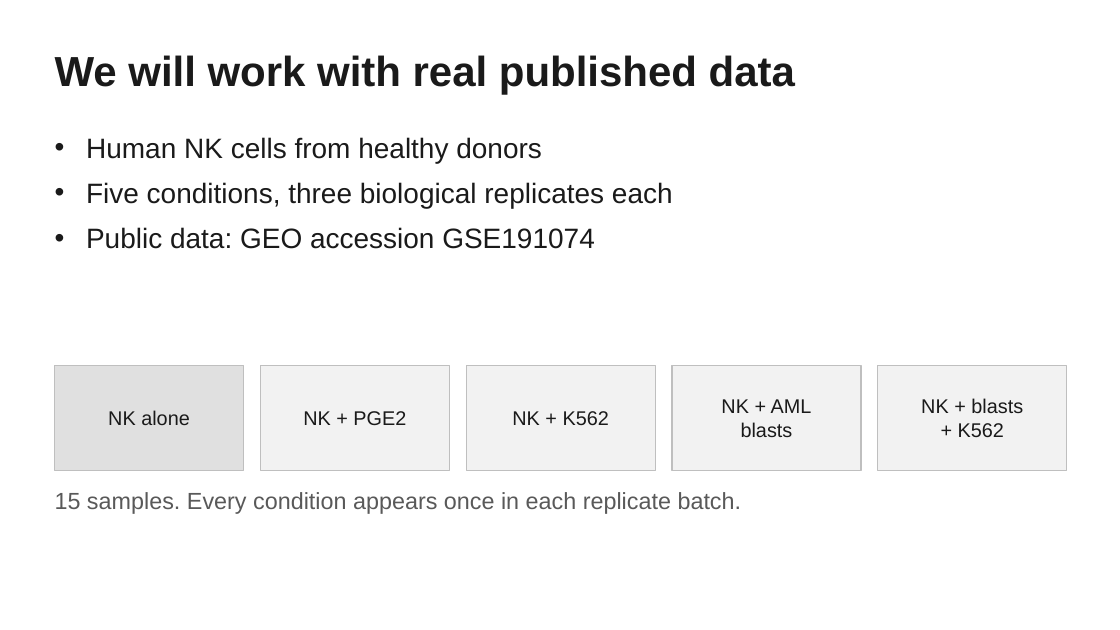
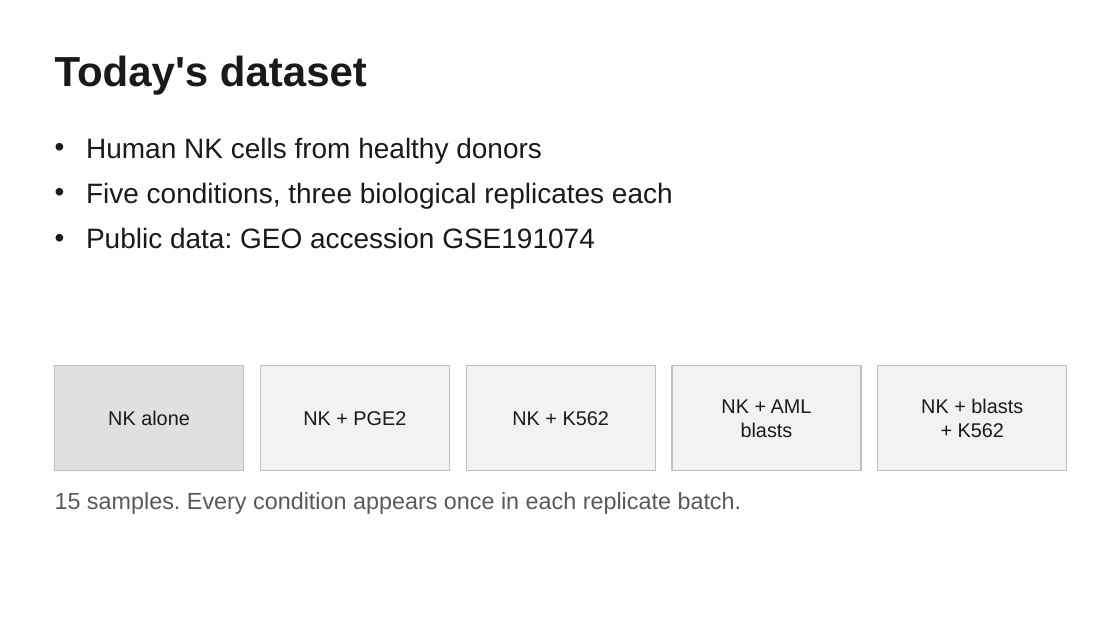
Before and after one commit to savannahmwesigwa/bulk-rnaseq-course, a slide deck: slide 3 of slides/bulk_rnaseq_tutorial.pptx. Drawn at 1120x630 pixels with LibreOffice and Linux fonts; fonts in the diff are those of the drawing. Boxes give left, top, right and bottom in pixels: in the first picture for what was removed or moved away, otherwise in the second. Text is boxed around its words. In the diff, an @@ line names an element or a change of style, - is before the commit and + after.

```diff
--- a/slides/bulk_rnaseq_tutorial.pptx
+++ b/slides/bulk_rnaseq_tutorial.pptx
@@ text at [55, 55, 367, 94]: text changed @@
-We will work with real published data
+Today's dataset
```
Also in this commit, not shown: 15 other slides changed, 3 other files.
